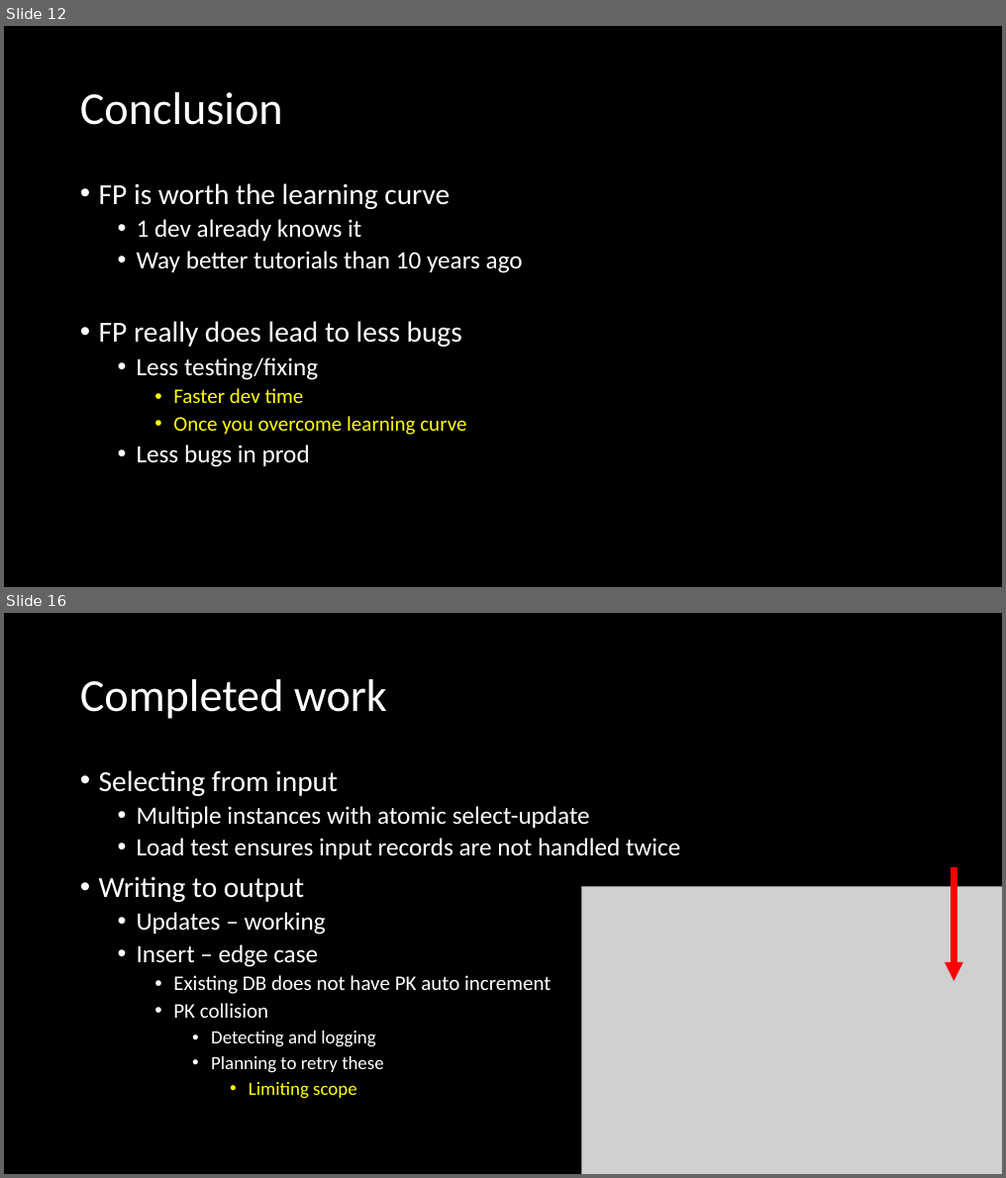
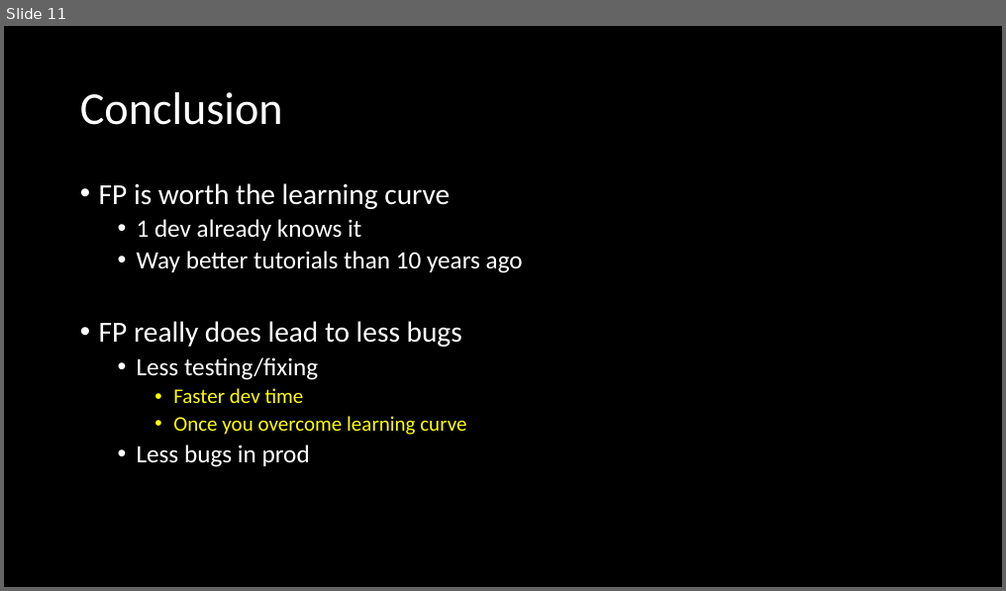
Before and after one commit to jaydpather/FSharpETLDemo, a slide deck: presentations/FSharpETLDemo.pptx. Shown one above the other, each under a label of ours: slides 12 and 16 before the commit, slide 11 after it; the slides between them are not shown. The pictures are 1006x1178 and 1006x591 pixels, drawn with LibreOffice and Linux fonts; fonts in the diff are those of the drawing; grey boxes stand for pictures. Boxes give left, top, right and bottom in pixels: in the first picture for what was removed or moved away, otherwise in the second. Text is boxed around its words. In the diff, an @@ line names an element or a change of style, - is before the commit and + after.

```diff
--- a/presentations/FSharpETLDemo.pptx
+++ b/presentations/FSharpETLDemo.pptx
@@ slide 16 removed at [4, 613, 1002, 1174], background #000000 @@
@@ title removed at [80, 679, 387, 719] @@
-Completed work
@@ text removed at [99, 770, 680, 1099] @@
-• Selecting from input
-  • Multiple instances with atomic select-update
-  • Load test ensures input records are not handled twice
-• Writing to output
-  • Updates – working
-  • Insert – edge case
-    • Existing DB does not have PK auto increment
-    • PK collision
-      • Detecting and logging
-      • Planning to retry these
-        • Limiting scope
@@ arrow removed from (954, 867) to (954, 981) @@
@@ picture removed at [582, 887, 1002, 1174] @@
@@ what was slide 12 is now slide 11 @@
```
Also in this commit, not shown: 2 slides changed, 1 slide added, 3 other slides removed, 7 other files.
